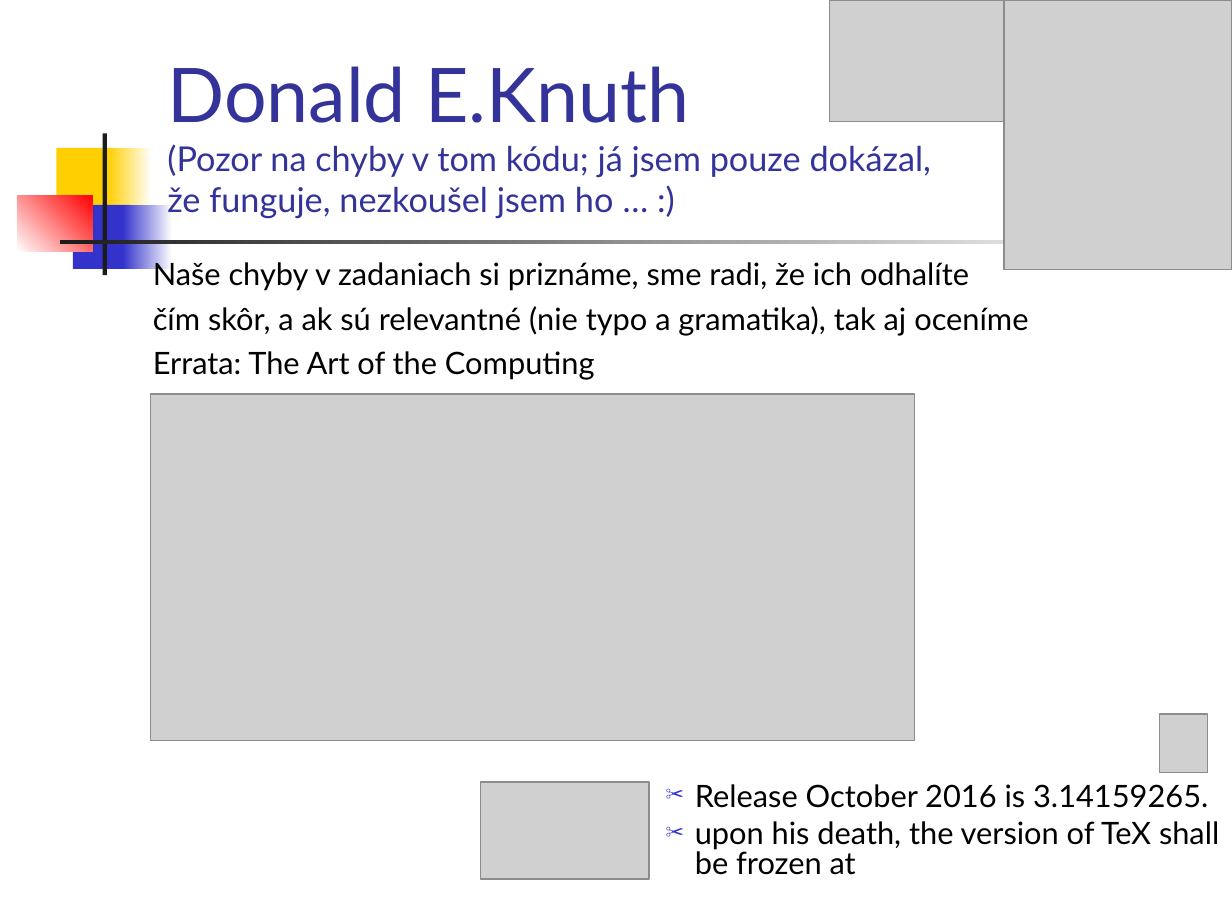
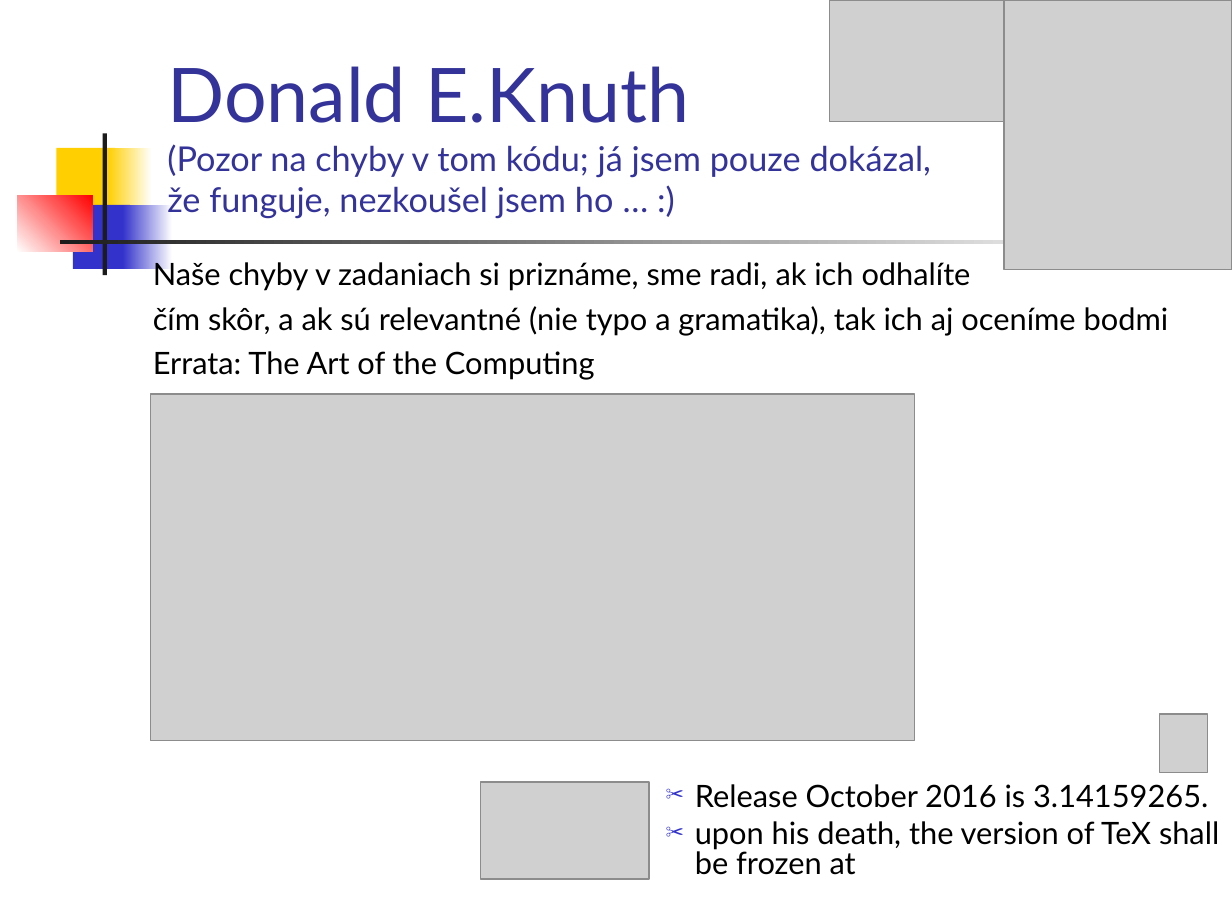
Before and after one commit to Programovanie4/Prednasky, a slide deck: slide 2 of 03/03_java.ppt. Drawn at 1232x924 pixels with LibreOffice and Linux fonts; fonts in the diff are those of the drawing; grey boxes stand for pictures. Boxes give left, top, right and bottom in pixels: in the first picture for what was removed or moved away, otherwise in the second. Text is boxed around its words. In the diff, an @@ line names an element or a change of style, - is before the commit and + after.

```diff
--- a/03/03_java.ppt
+++ b/03/03_java.ppt
@@ text at box(153, 258, 1169, 336): text changed @@
-Naše chyby v zadaniach si priznáme, sme radi, že ich odhalíte
-čím skôr, a ak sú relevantné (nie typo a gramatika), tak aj oceníme
+Naše chyby v zadaniach si priznáme, sme radi, ak ich odhalíte
+čím skôr, a ak sú relevantné (nie typo a gramatika), tak ich aj oceníme bodmi
```
Also in this commit, not shown: 5 other slides changed, 1 other file.
